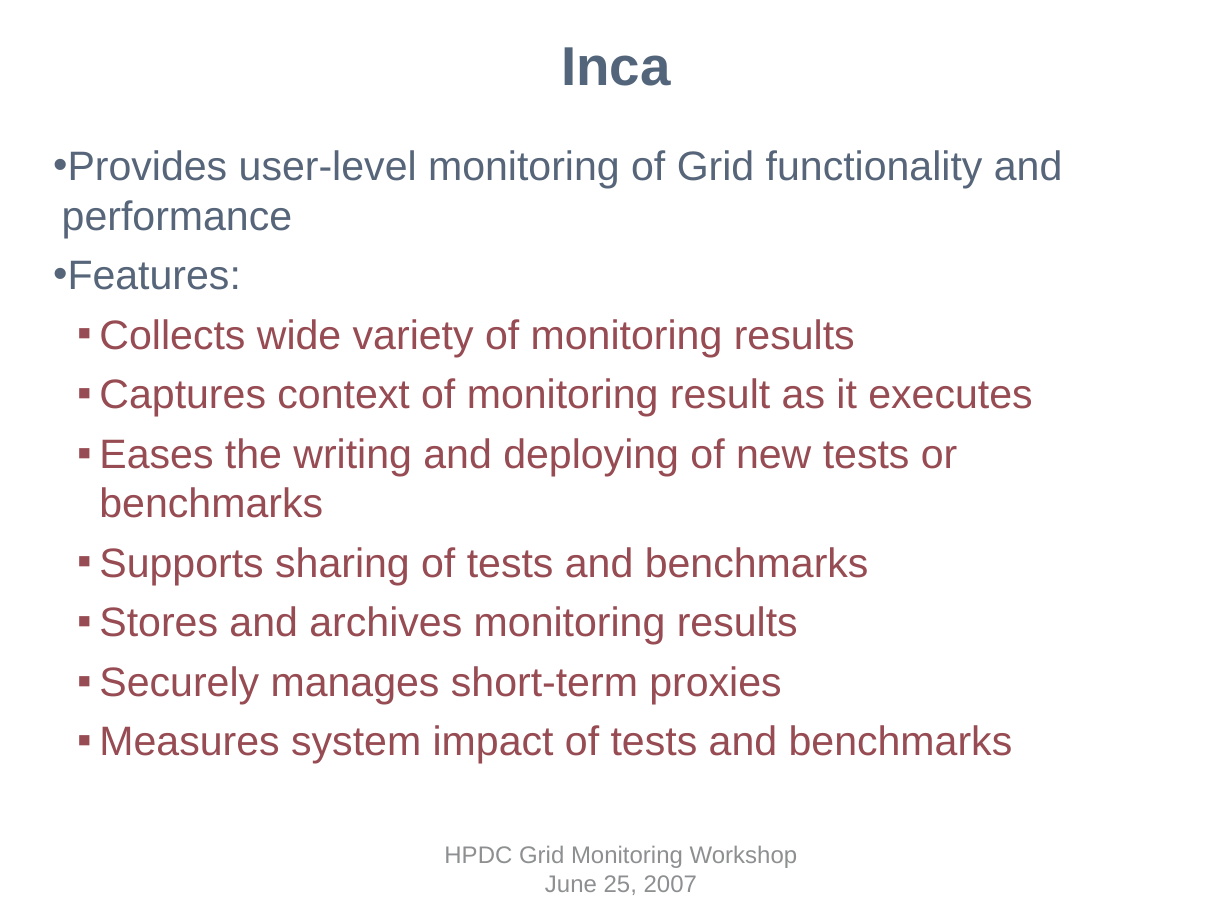
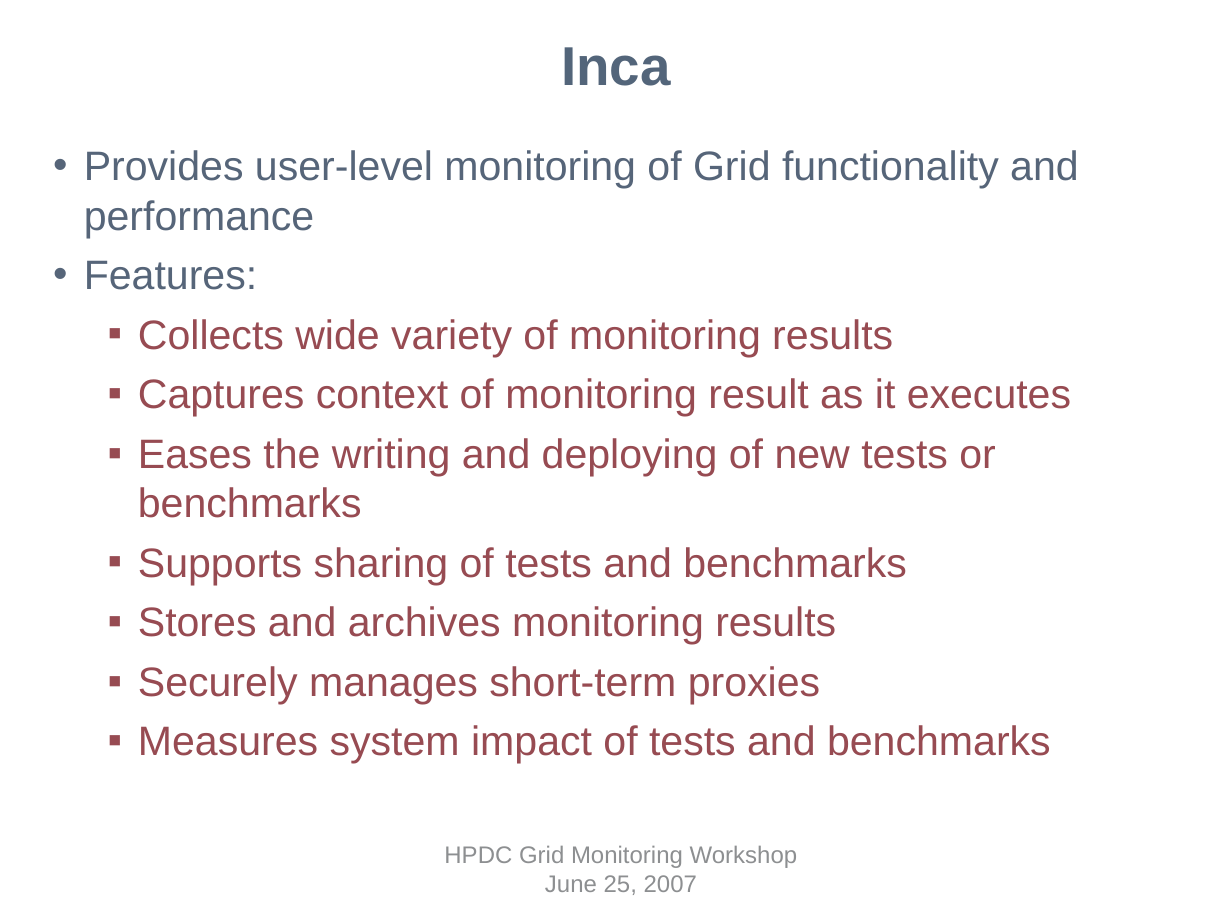
Before and after one commit to IncaProject/inca-xsede, a slide deck: slide 4 of talks/inca-gmw07.ppt (slide 5 before the commit). Drawn at 1232x924 pixels with LibreOffice and Linux fonts; fonts in the diff are those of the drawing; background and template pictures are left out. Boxes give left, top, right and bottom in pixels: in the first picture for what was removed or moved away, otherwise in the second. Text is boxed around its words. In the diff, an @@ line names an element or a change of style, - is before the commit and + after.

```diff
--- a/talks/inca-gmw07.ppt
+++ b/talks/inca-gmw07.ppt
@@ text "Provides user-level monitoring of Grid ..." at box(84, 150, 1079, 764): indent changed @@
```
Also in this commit, not shown: 14 other slides changed, 2 slides removed.
